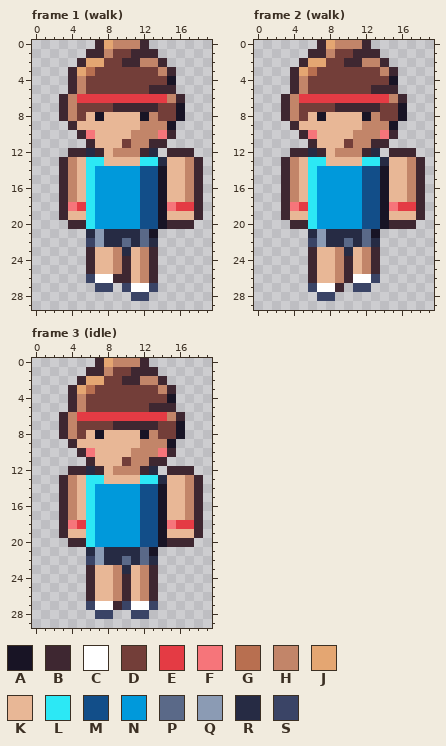
Pixel-art file: art/skins-animals/social-jogger-dog-owner@50.aseprite. This is how it looked before the edit.
20x30 pixels, 4 frames. Shown: frame 1 (walk), frame 2 (walk), frame 3 (idle). The commit also changed other frames, which this record leaves out.
Palette (. is transparent): A #181425  B #3e2731  C #ffffff  D #733e39  E #e43b44  F #f6757a  G #b86f50  H #c28569  J #e4a672  K #e8b796  L #2ce8f5  M #124e89  N #0099db  P #5a6988  Q #8b9bb4  R #262b44  S #3a4466
Pixels before, frame 1 (walk), first column x 3:
 0 ....BJHHHB......
 1 ...BBHDDBBB.....
 2 ..BJJDDBBHHB....
 3 .BJGDDDDDDDHB...
 4 .BHDDDDDDDDDA...
 5 .BHDDDDDDDBBB...
 6 BHEEEEEEEEEEHB..
 7 BHDDDDBBBBBDDA..
 8 BHDKAKKKKAHDDA..
 9 .BKKKKKKKHHHA...
10 ..BFKKKKHHHFB...
11 ...BKKKDHHBB....
12 .BBRBKHHHBR.BBB.
13 BHKLLKKKKLLRKKHB
14 BHKLNNNNNMMAKKHB
15 BHKLNNNNNMMAKKHB
16 BHKLNNNNNMMAKKHB
17 BHKLNNNNNMMAKKHB
18 BFELNNNNNMMAFEEB
19 BKKLNNNNNMMAKKKB
20 .BBLNNNNNMMABBB.
21 ...RQRRRRPA.....
22 ...SQRRPRPR.....
23 ...BKKHRKHB.....
24 ...BKKHBKHB.....
25 ...BKKHBKHB.....
26 ...SCCBBKHB.....
27 ....SS.SCCS.....
28 ........SS......
Pixels before, frame 2 (walk), first column x 3:
 0 ....BJHHHB......
 1 ...BBHDDBBB.....
 2 ..BJJDDBBHHB....
 3 .BJGDDDDDDDHB...
 4 .BHDDDDDDDDDA...
 5 .BHDDDDDDDBBB...
 6 BHEEEEEEEEEEHB..
 7 BHDDDDBBBBBDDA..
 8 BHDKAKKKKAHDDA..
 9 .BKKKKKKKHHHA...
10 ..BFKKKKHHHFB...
11 ...BKKKDHHBB....
12 .BBRBKHHHBR.BBB.
13 BHKLLKKKKLLRKKHB
14 BHKLNNNNNMMAKKHB
15 BHKLNNNNNMMAKKHB
16 BHKLNNNNNMMAKKHB
17 BHKLNNNNNMMAKKHB
18 BFELNNNNNMMAFEEB
19 BKKLNNNNNMMAKKKB
20 .BBLNNNNNMMABBB.
21 ...RQRRRRPA.....
22 ...SQRRPRPR.....
23 ...BKKHRKHB.....
24 ...BKKHBKHB.....
25 ...BKKHBKHB.....
26 ...BKKHBCCS.....
27 ...SCCB.SS......
28 ....SS..........
Pixels before, frame 3 (idle), first column x 3:
 0 ....BJHHHB......
 1 ...BBHDDBBB.....
 2 ..BJJDDBBHHB....
 3 .BJGDDDDDDDHB...
 4 .BHDDDDDDDDDA...
 5 .BHDDDDDDDBBB...
 6 BHEEEEEEEEEEHB..
 7 BHDDDDBBBBBDDA..
 8 BHDKAKKKKAHDDA..
 9 .BKKKKKKKHHHA...
10 ..BFKKKKHHHFB...
11 ...BKKKDHHBB....
12 .BBRBKHHHBR.BBB.
13 BHKLLKKKKLLRKKHB
14 BHKLNNNNNMMAKKHB
15 BHKLNNNNNMMAKKHB
16 BHKLNNNNNMMAKKHB
17 BHKLNNNNNMMAKKHB
18 BFELNNNNNMMAFEEB
19 BKKLNNNNNMMAKKKB
20 .BBLNNNNNMMABBB.
21 ...RQRRRRPA.....
22 ...SQRRPRPR.....
23 ...BKKHRKHB.....
24 ...BKKHBKHB.....
25 ...BKKHBKHB.....
26 ...BKKHBKHB.....
27 ...SCCBSCCS.....
28 ....SS..SS......
Now the later version:
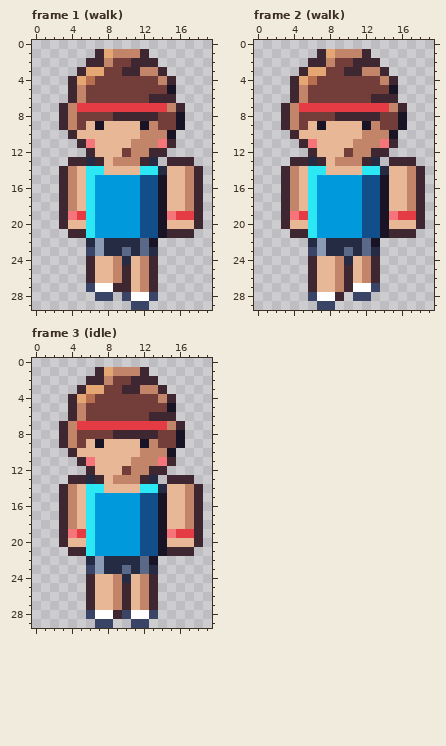
The edit:
Changed rows in their new state; - is an unchanged pixel.
Frame 1 (walk):
first column x 3:
 0 ----......------
 1 ---.-JHHH-.-----
 2 --.BBH-D-BB.----
 3 -.BJJ--BBHHB.---
 4 --JG-------HB---
 5 ----------DDA---
 6 .BHDDDDDDDBBB.--
 7 --EEEEEEEEEEHB--
 8 ---DDDBBBBB-----
 9 BHD-A----A-DDA--
10 -BKK----K--HA---
11 --BF---K--HFB---
12 -..BK-KD-HBB...-
13 .BBRB-HHHBR.BBB.
14 ----LKKKKLLR----
first column x 3:
18 -HK---------KKH-
19 -FE---------FEE-
20 BKK---------KKKB
21 -BBLNNNNNMMABBB-
22 ---R---R--A-----
23 ---SQRRPRPR-----
24 -------R--------
26 ---BKKH---------
27 ---SCCBBKHB-----
28 ----SS-SCCS-----
29 --------SS------
Frame 2 (walk):
first column x 3:
 0 ----......------
 1 ---.-JHHH-.-----
 2 --.BBH-D-BB.----
 3 -.BJJ--BBHHB.---
 4 --JG-------HB---
 5 ----------DDA---
 6 .BHDDDDDDDBBB.--
 7 --EEEEEEEEEEHB--
 8 ---DDDBBBBB-----
 9 BHD-A----A-DDA--
10 -BKK----K--HA---
11 --BF---K--HFB---
12 -..BK-KD-HBB...-
13 .BBRB-HHHBR.BBB.
14 ----LKKKKLLR----
first column x 3:
18 -HK---------KKH-
19 -FE---------FEE-
20 BKK---------KKKB
21 -BBLNNNNNMMABBB-
22 ---R---R--A-----
23 ---SQRRPRPR-----
24 -------R--------
26 --------KHB-----
27 ---BKKHBCCS-----
28 ---SCCB-SS------
29 ----SS----------
Frame 3 (idle):
first column x 3:
 0 ----......------
 1 ---.-JHHH-.-----
 2 --.BBH-D-BB.----
 3 -.BJJ--BBHHB.---
 4 --JG-------HB---
 5 ----------DDA---
 6 .BHDDDDDDDBBB.--
 7 --EEEEEEEEEEHB--
 8 ---DDDBBBBB-----
 9 BHD-A----A-DDA--
10 -BKK----K--HA---
11 --BF---K--HFB---
12 -..BK-KD-HBB...-
13 .BBRB-HHHBR.BBB.
14 ----LKKKKLLR----
first column x 3:
18 -HK---------KKH-
19 -FE---------FEE-
20 BKK---------KKKB
21 -BBLNNNNNMMABBB-
22 ---R---R--A-----
23 ---SQRRPRPR-----
24 -------R--------
27 ---BKKHBKHB-----
28 ---SCCBSCCS-----
29 ----SS--SS------
Where, in picture pixels (left, top, right, bottom), the same in both pictures:
changed: (59, 40, 203, 175)
changed: (59, 202, 203, 310)
changed: (281, 40, 425, 175)
changed: (281, 202, 425, 310)
changed: (59, 358, 203, 493)
changed: (59, 520, 203, 628)
